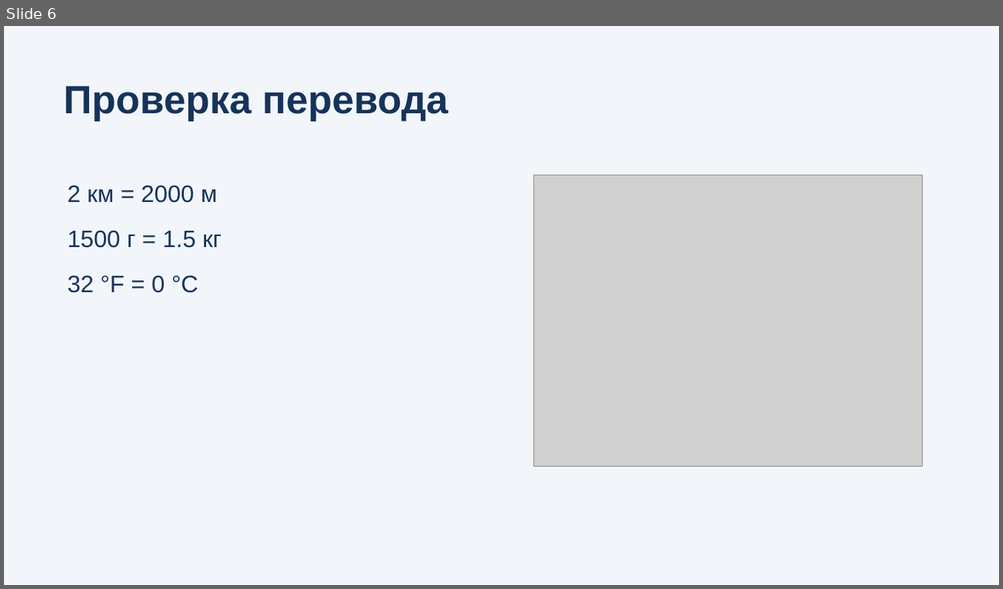
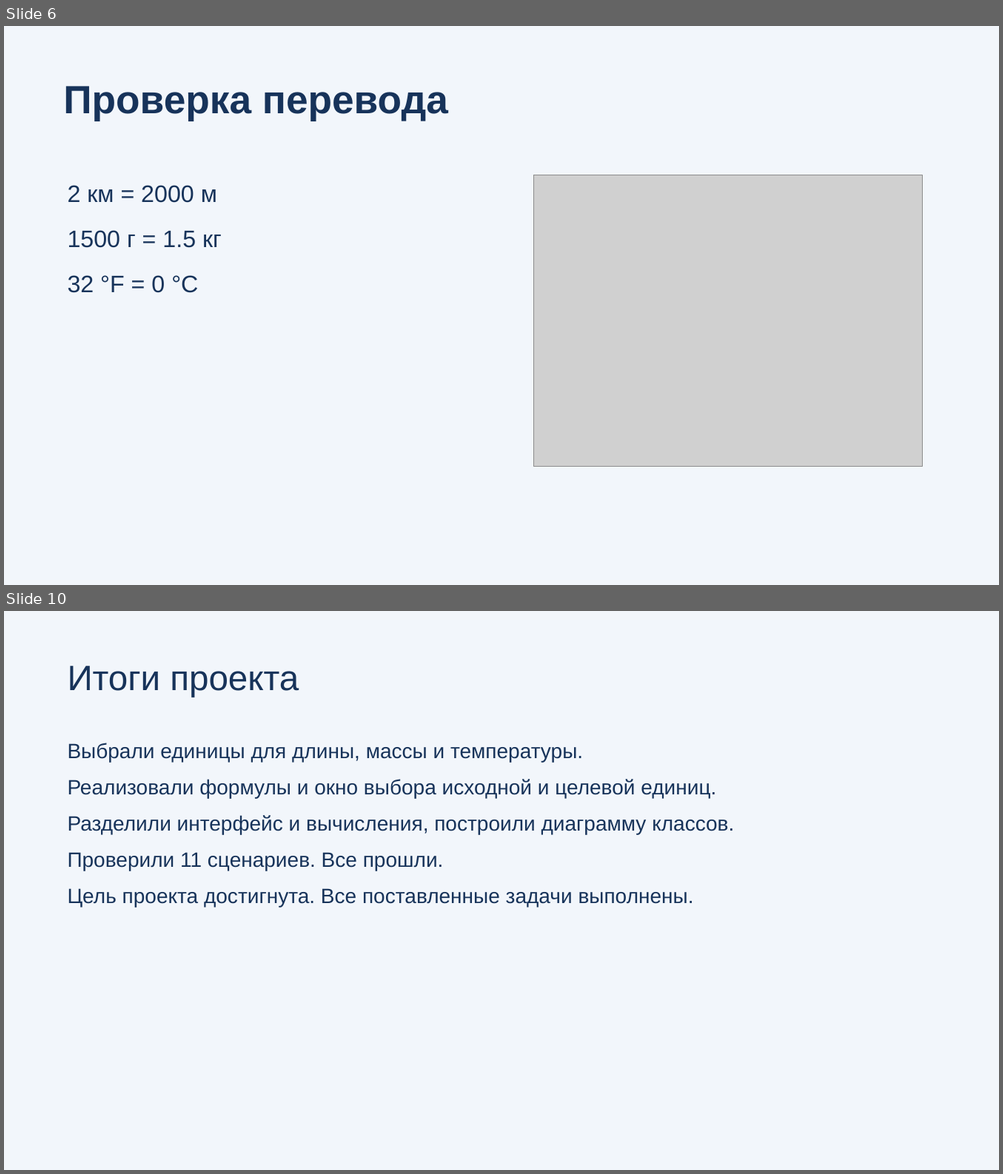
Before and after one commit to ArtikM1106/python-unit-converter, a slide deck: presentation.pptx. Shown one above the other, each under a label of ours: slide 6 before the commit, slides 6 and 10 after it; the slides between them are not shown. The pictures are 1003x589 and 1003x1174 pixels, drawn with LibreOffice and Linux fonts; fonts in the diff are those of the drawing; grey boxes stand for pictures. Boxes give left, top, right and bottom in pixels: in the first picture for what was removed or moved away, otherwise in the second. Text is boxed around its words. In the diff, an @@ line names an element or a change of style, - is before the commit and + after.

```diff
--- a/presentation.pptx
+++ b/presentation.pptx
@@ slide 10 added at bbox=[4, 611, 999, 1170], background #F2F6FB @@
@@ text added at bbox=[68, 666, 299, 698], 34 pt, text #17335A @@
+Итоги проекта
@@ text added at bbox=[68, 743, 734, 907], 20 pt, text #17335A @@
+Выбрали единицы для длины, массы и температуры.
+Реализовали формулы и окно выбора исходной и целевой единиц.
+Разделили интерфейс и вычисления, построили диаграмму классов.
+Проверили 11 сценариев. Все прошли.
+Цель проекта достигнута. Все поставленные задачи выполнены.
```
Also in this commit, not shown: 1 slide changed, 3 other slides added, 1 slide removed, 1 other file.
